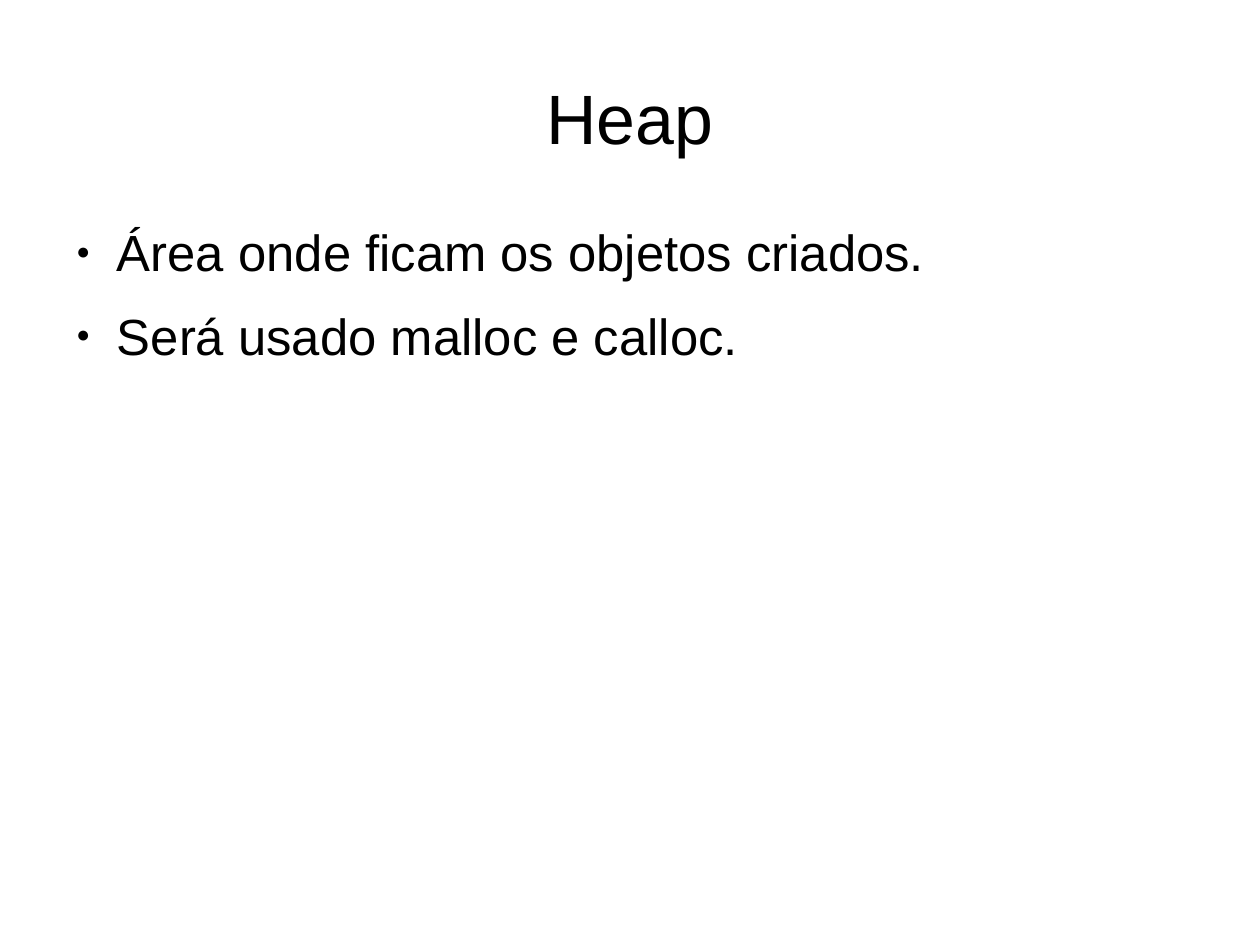
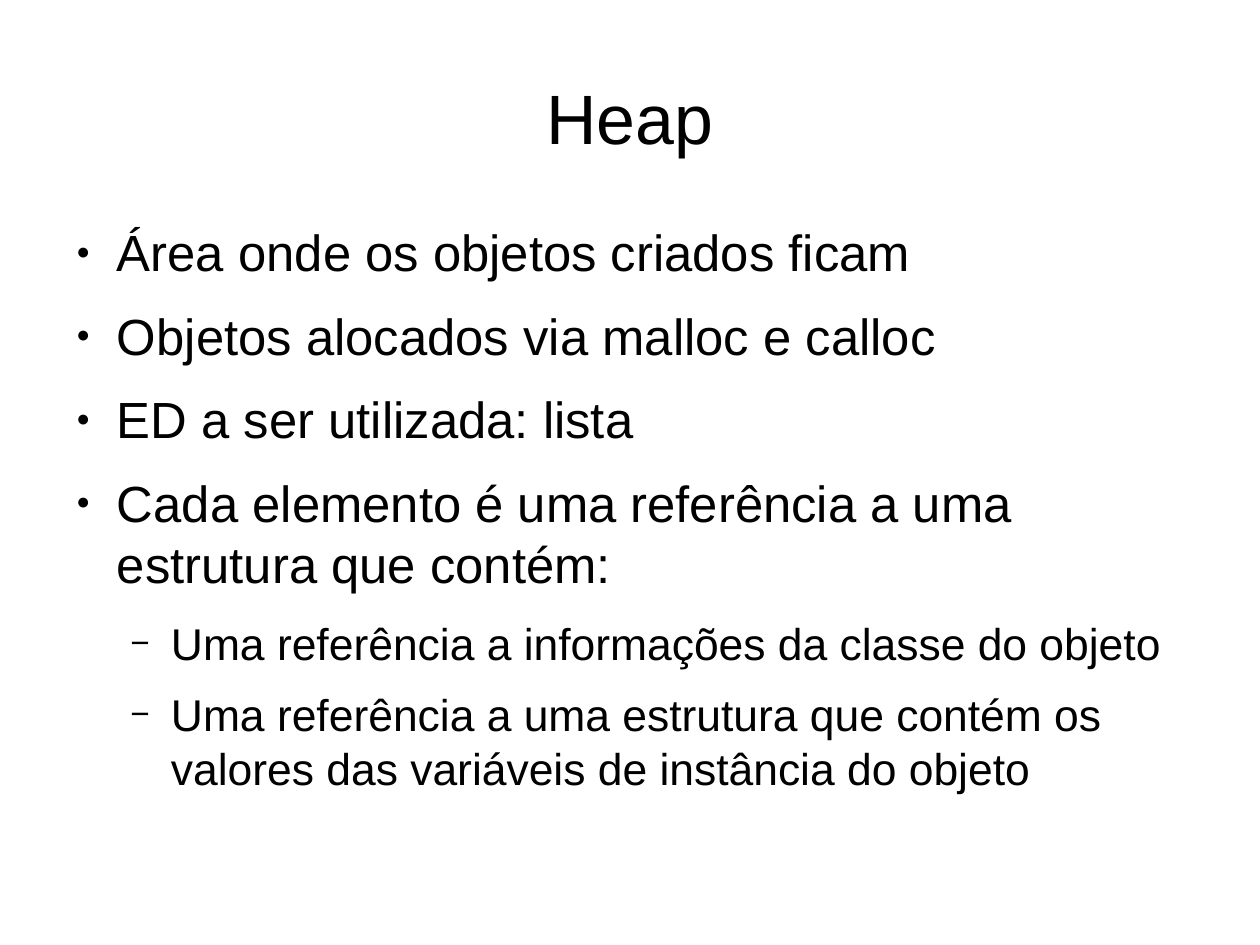
Before and after one commit to gabrielmm1234/jvm-sb, a slide deck: slide 18 of projetoLogico/apresentacao.odp. Drawn at 1260x945 pixels with LibreOffice and Linux fonts; fonts in the diff are those of the drawing. Boxes give left, top, right and bottom in pixels: in the first picture for what was removed or moved away, otherwise in the second. Text is boxed around its words. In the diff, an @@ line names an element or a change of style, - is before the commit and + after.

```diff
--- a/projetoLogico/apresentacao.odp
+++ b/projetoLogico/apresentacao.odp
@@ text at <box>117,231,1160,794</box>: text changed @@
-● Área onde ficam os objetos criados.
-● Será usado malloc e calloc.
+● Área onde os objetos criados ficam
+● Objetos alocados via malloc e calloc
+● ED a ser utilizada: lista
+● Cada elemento é uma referência a uma estrutura que contém:
+  − Uma referência a informações da classe do objeto
+  − Uma referência a uma estrutura que contém os valores das variáveis de instância do objeto
```
Also in this commit, not shown: 4 other slides changed, 3 slides removed.
